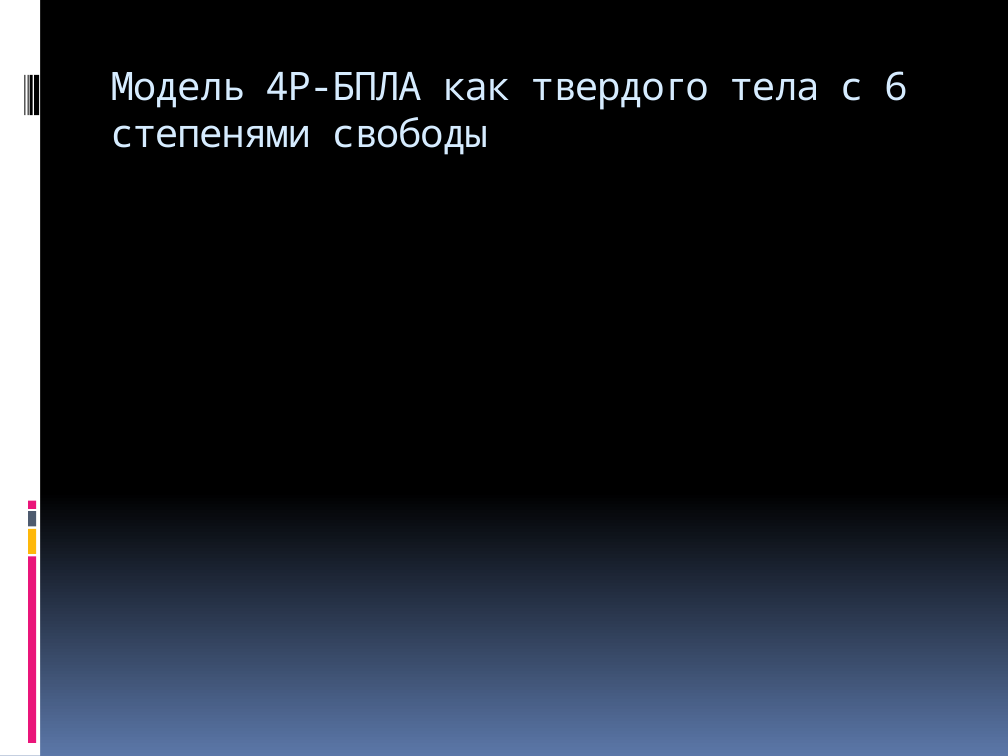
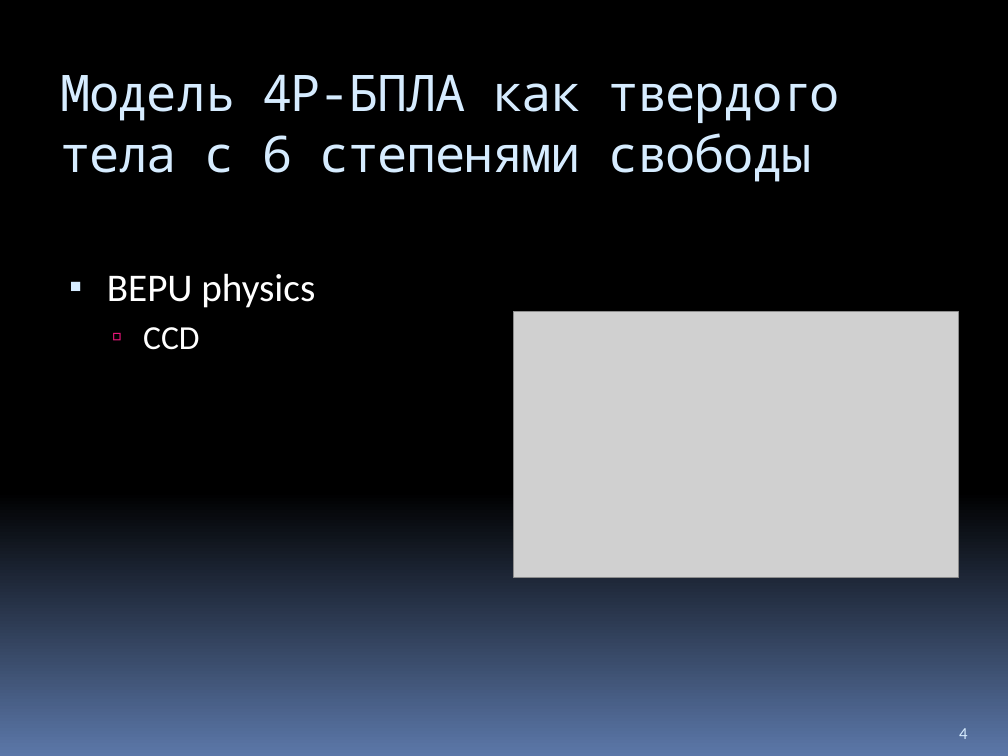
Before and after one commit to yaceq/quadro-xds, a slide deck: slide 4 of Docs/Medias2012.pptx (slide 13 before the commit). Drawn at 1008x756 pixels with LibreOffice and Linux fonts; fonts in the diff are those of the drawing; grey boxes stand for pictures. Boxes give left, top, right and bottom in pixels: in the first picture for what was removed or moved away, otherwise in the second. Text is boxed around its words. In the diff, an @@ line names an element or a change of style, - is before the commit and + after.

```diff
--- a/Docs/Medias2012.pptx
+++ b/Docs/Medias2012.pptx
@@ rectangle removed at bbox=[0, 0, 40, 756] @@
@@ title "Модель 4Р-БПЛА как твердого тела ...": place and size @@
-title "Модель 4Р-БПЛА как твердого тела ..." at bbox=[111, 71, 908, 155]
+title "Модель 4Р-БПЛА как твердого тела ..." at bbox=[60, 74, 840, 182]
@@ title "Модель 4Р-БПЛА как твердого тела ..." at bbox=[60, 74, 840, 182]: size 28 to 36 pt @@
@@ rectangle removed at bbox=[24, 75, 25, 115] @@
@@ rectangle removed at bbox=[27, 75, 28, 115] @@
@@ rectangle removed at bbox=[29, 75, 32, 115] @@
@@ rectangle removed at bbox=[34, 75, 39, 115] @@
@@ text added at bbox=[107, 273, 315, 350], 28 pt, text #FFFFFF @@
+▪ BEPU physics
+  ▫ CCD
@@ picture added at bbox=[513, 311, 959, 577] @@
@@ rectangle removed at bbox=[28, 501, 36, 509] @@
@@ rectangle removed at bbox=[28, 529, 36, 554] @@
@@ rectangle removed at bbox=[28, 511, 36, 526] @@
@@ rectangle removed at bbox=[28, 556, 36, 743] @@
@@ page number added at bbox=[959, 728, 967, 739], 12 pt, text #D6ECFF @@
+4
```
Also in this commit, not shown: 11 other slides changed, 3 slides added, 10 slides removed, 8 other files.
